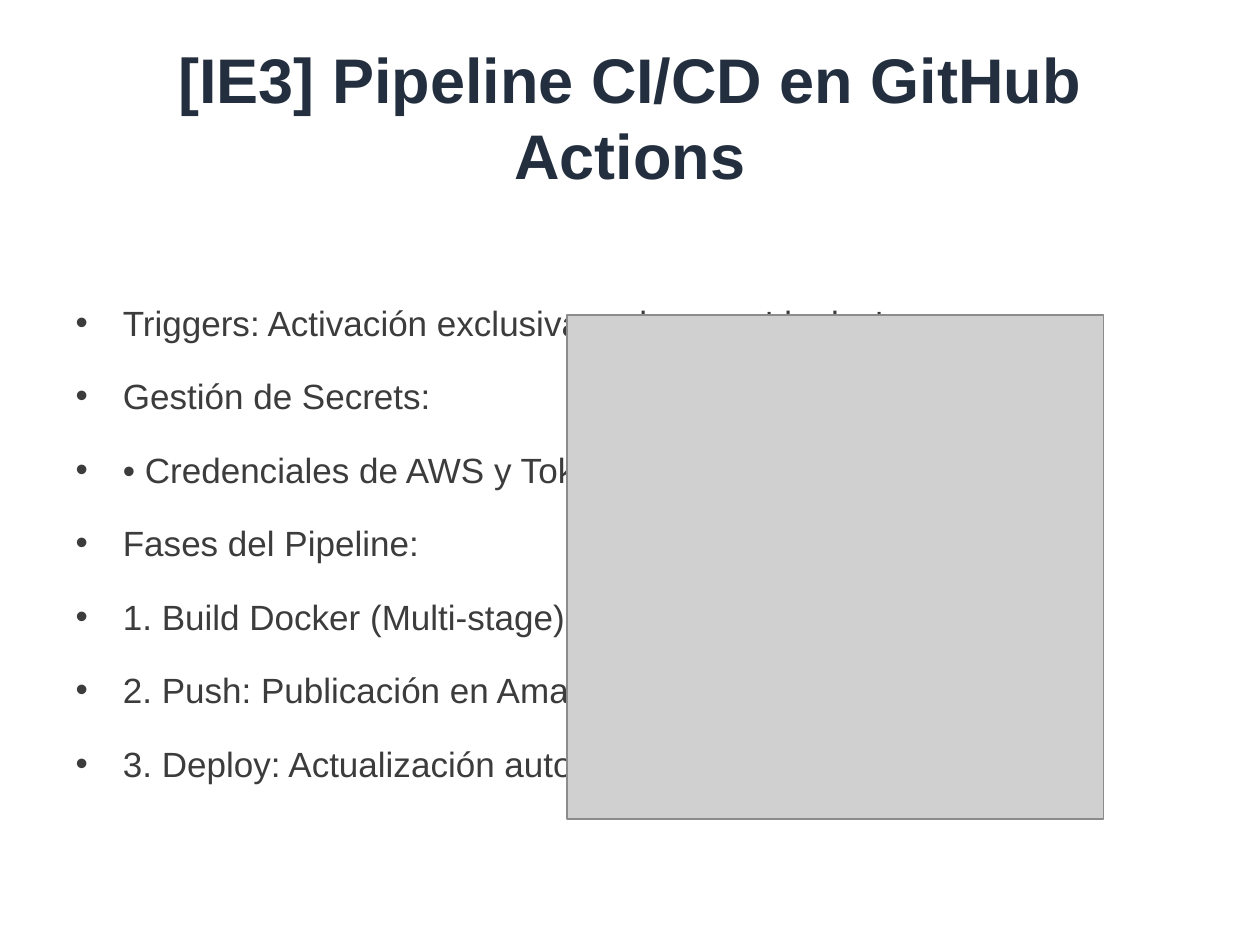
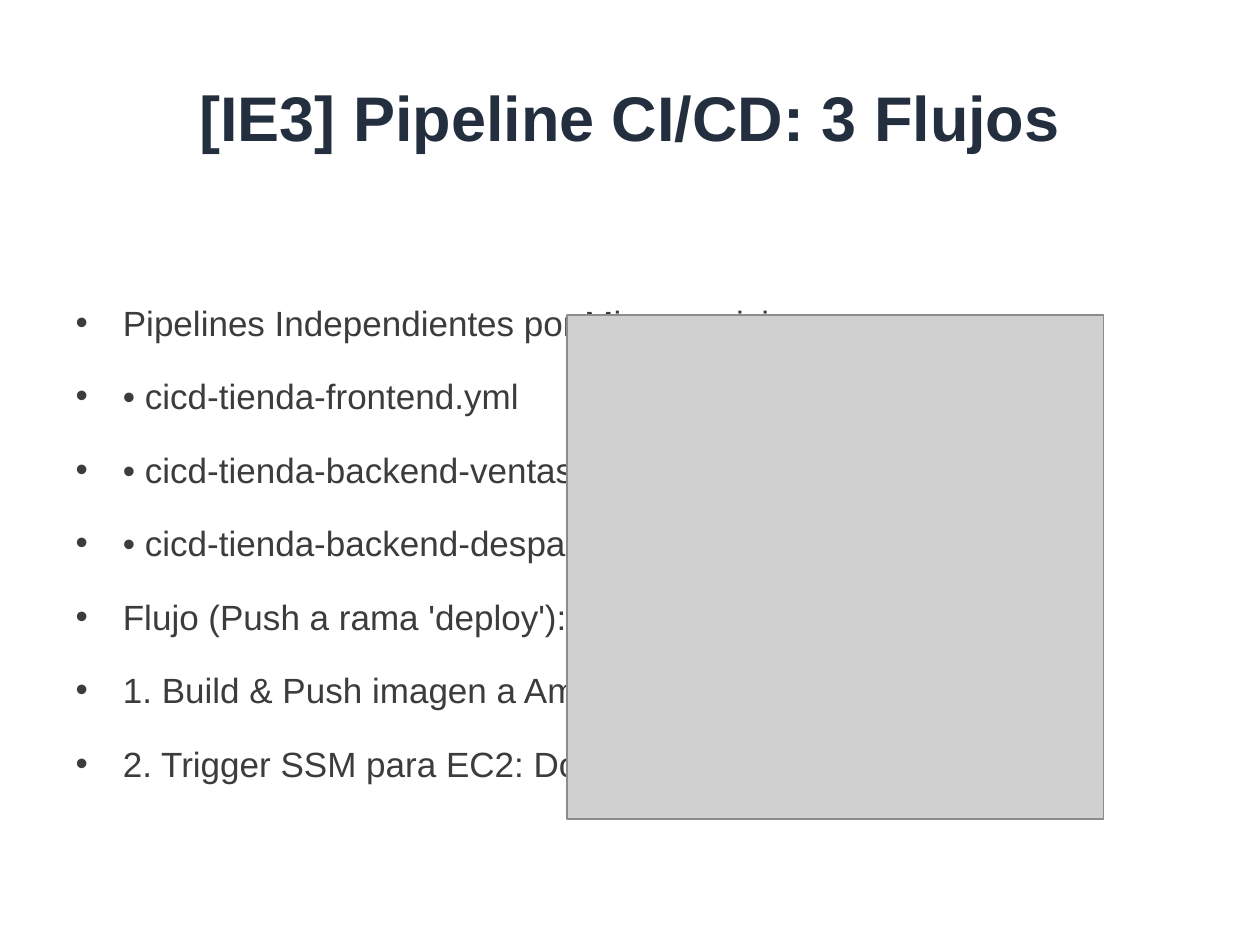
Before and after one commit to jeffplop/test_aws_grav, a slide deck: slide 5 of Entrega-Final-EP2/Presentacion-Semestral-EP2.pptx. Drawn at 1260x945 pixels with LibreOffice and Linux fonts; fonts in the diff are those of the drawing; grey boxes stand for pictures. Boxes give left, top, right and bottom in pixels: in the first picture for what was removed or moved away, otherwise in the second. Text is boxed around its words. In the diff, an @@ line names an element or a change of style, - is before the commit and + after.

Commit message:
docs: actualizar presentacion, informe y capturas a arquitectura microservicios

```diff
--- a/Entrega-Final-EP2/Presentacion-Semestral-EP2.pptx
+++ b/Entrega-Final-EP2/Presentacion-Semestral-EP2.pptx
@@ title at <box>199,95,1059,153</box>: text changed @@
-[IE3] Pipeline CI/CD en GitHub Actions
+[IE3] Pipeline CI/CD: 3 Flujos
@@ text at <box>123,307,798,783</box>: text changed @@
-• Triggers: Activación exclusiva en la rama 'deploy'.
-• Gestión de Secrets:
-• • Credenciales de AWS y Tokens protegidos.
-• Fases del Pipeline:
-• 1. Build Docker (Multi-stage).
-• 2. Push: Publicación en Amazon ECR.
-• 3. Deploy: Actualización automática en Amazon EC2.
+• Pipelines Independientes por Microservicio:
+• • cicd-tienda-frontend.yml
+• • cicd-tienda-backend-ventas.yml
+• • cicd-tienda-backend-despachos.yml
+• Flujo (Push a rama 'deploy'):
+• 1. Build & Push imagen a Amazon ECR.
+• 2. Trigger SSM para EC2: Docker Compose Pull & Up.
```
Also in this commit, not shown: 8 other slides changed, 1 slide added, 1 slide removed, 11 other files.
